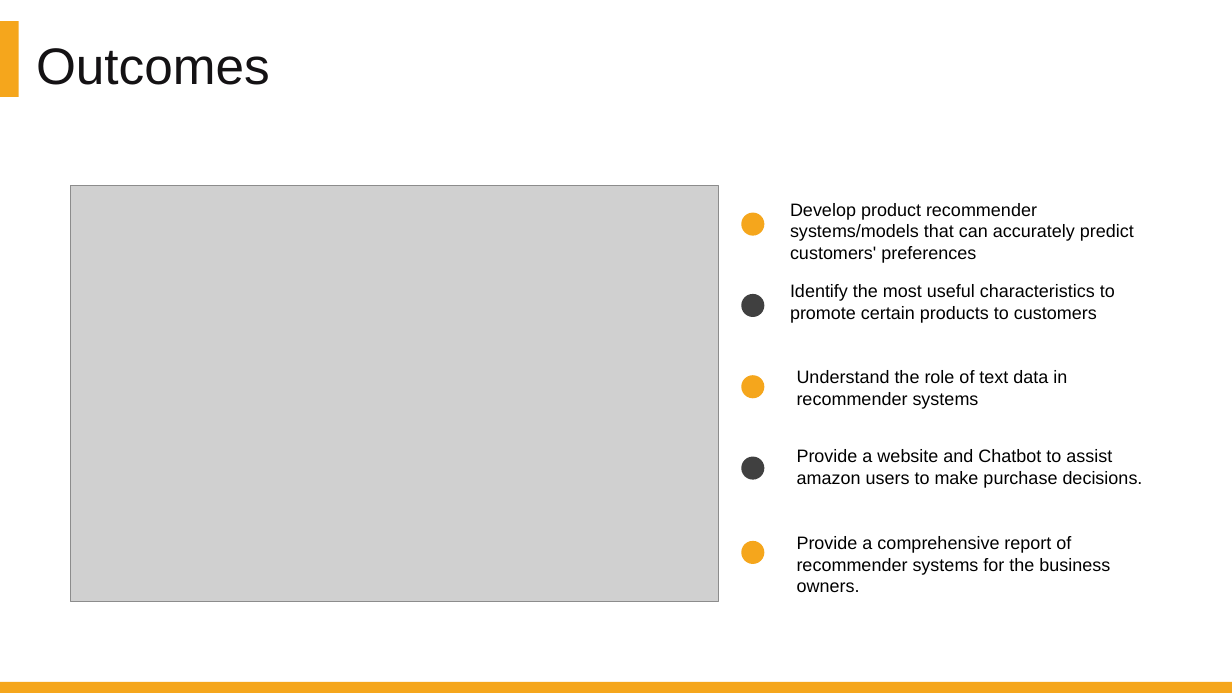
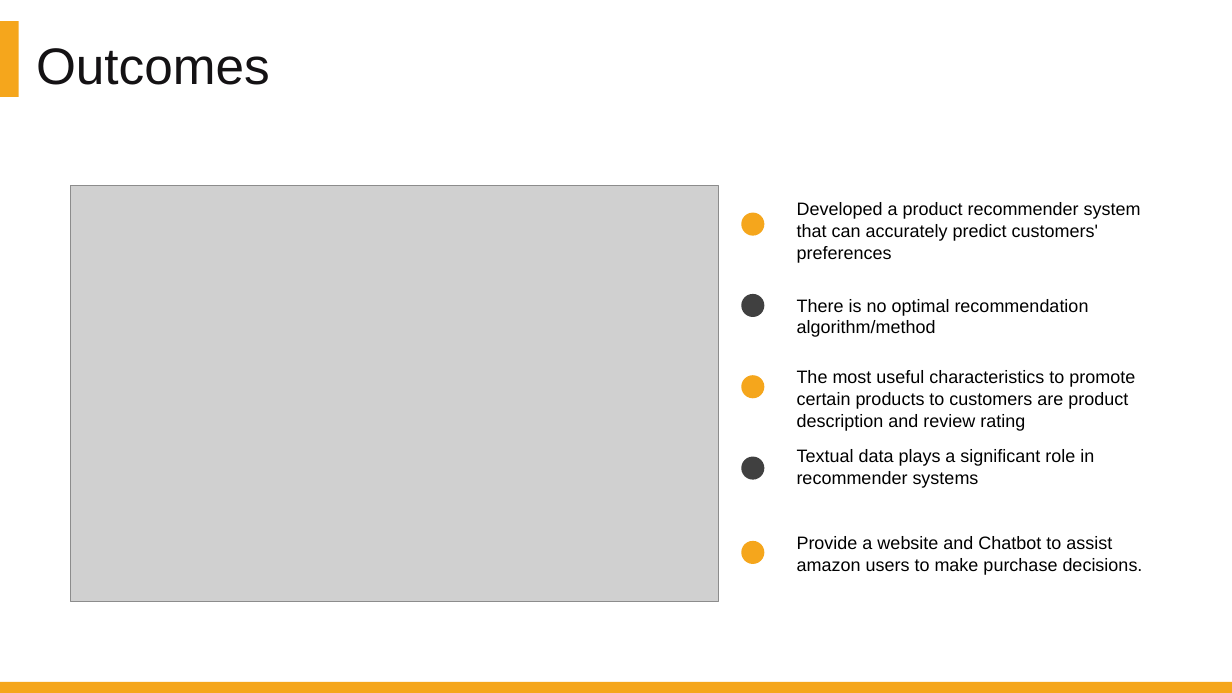
Before and after one commit to DATA-606-SPRING-2022/Jin_DATA606, a slide deck: slide 45 of presentation/Project_Presentation_Final.pptx. Drawn at 1232x693 pixels with LibreOffice and Linux fonts; fonts in the diff are those of the drawing; grey boxes stand for pictures. Boxes give left, top, right and bottom in pixels: in the first picture for what was removed or moved away, otherwise in the second. Text is boxed around its words. In the diff, an @@ line names an element or a change of style, - is before the commit and + after.

```diff
--- a/presentation/Project_Presentation_Final.pptx
+++ b/presentation/Project_Presentation_Final.pptx
@@ text at [797,202,1141,263]: text changed @@
-Develop product recommender systems/models that can accurately predict customers' preferences
+Developed a product recommender system that can accurately predict customers' preferences
@@ text at [797,299,1089,337]: text changed @@
-Identify the most useful characteristics to promote certain products to customers
+There is no optimal recommendation algorithm/method
@@ text at [797,370,1135,431]: text changed @@
-Understand the role of text data in recommender systems
+The most useful characteristics to promote certain products to customers are product description and review rating
@@ text added at [797,449,1094,488], 14 pt, text #000000 @@
+Textual data plays a significant role in recommender systems
@@ text "Provide a website and Chatbot ...": place and size @@
-text "Provide a website and Chatbot ..." at [797,449,1143,488]
+text "Provide a website and Chatbot ..." at [797,536,1143,575]
@@ text removed at [797,536,1110,592] @@
-Provide a comprehensive report of recommender systems for the business owners.
```
Also in this commit, not shown: 3 other slides changed, 2 slides added.
